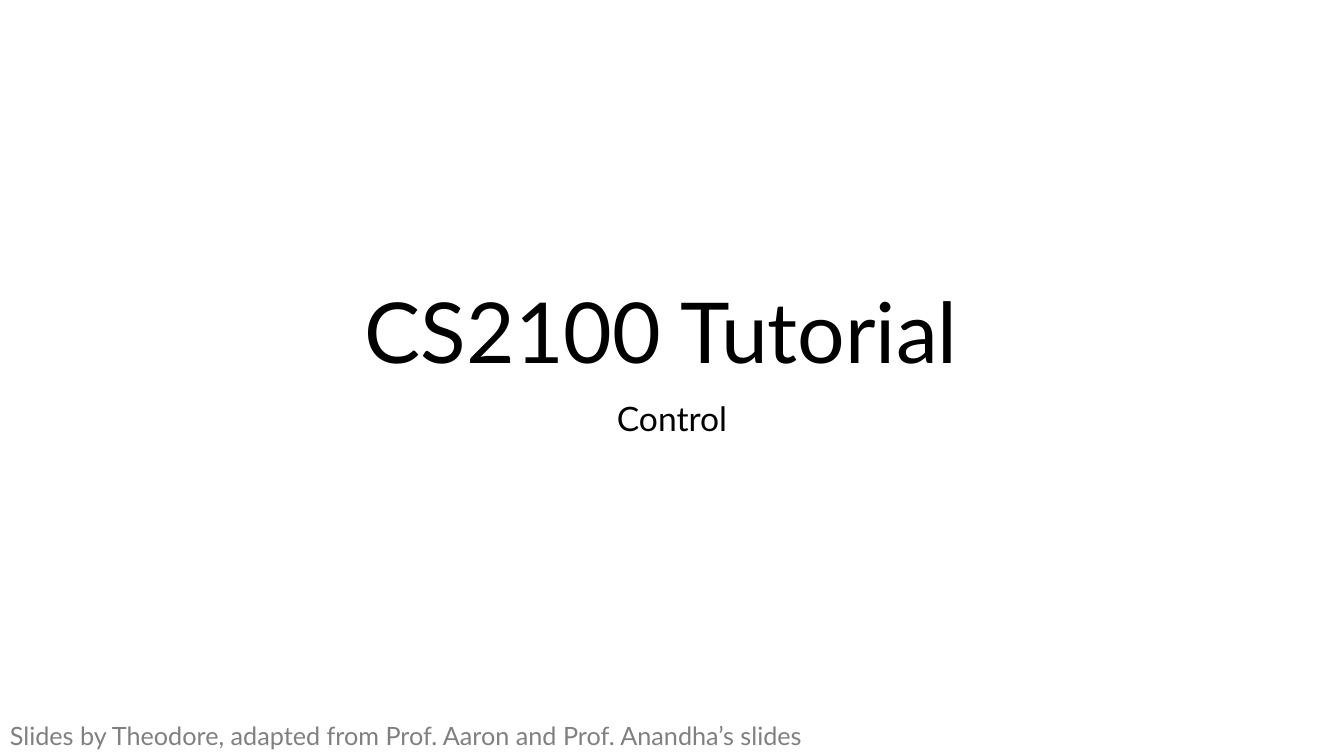
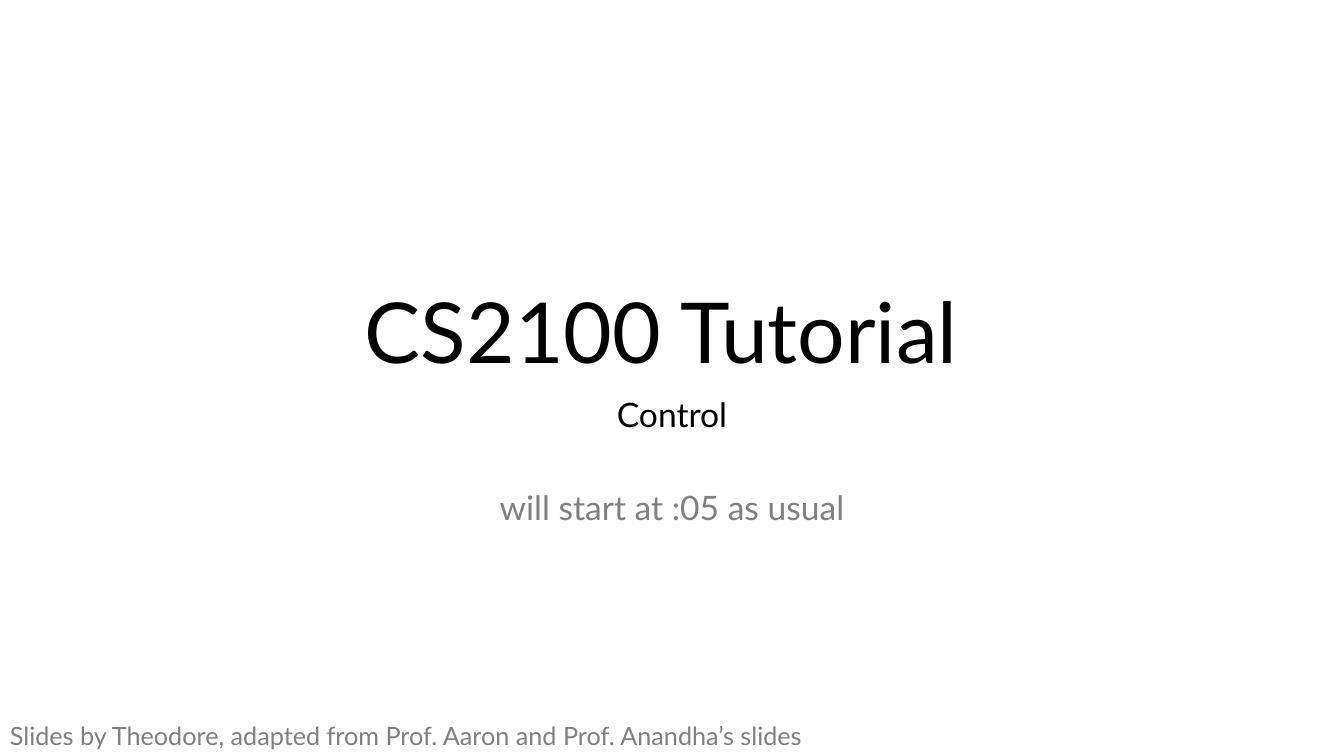
Before and after one commit to theodoreleebrant/TA-2425S1, a slide deck: slide 1 of CS2100/CS2100 Tutorial 5.pptx. Drawn at 1344x756 pixels with LibreOffice and Linux fonts; fonts in the diff are those of the drawing. Boxes give left, top, right and bottom in pixels: in the first picture for what was removed or moved away, otherwise in the second. Text is boxed around its words. In the diff, an @@ line names an element or a change of style, - is before the commit and + after.

```diff
--- a/CS2100/CS2100 Tutorial 5.pptx
+++ b/CS2100/CS2100 Tutorial 5.pptx
@@ subtitle at (x1=617, y1=402, x2=727, y2=428): line spacing 0.9 to 0.8 @@
@@ subtitle at (x1=500, y1=495, x2=845, y2=520): paragraph added @@
+will start at :05 as usual
```
Also in this commit, not shown: 3 other slides changed, 2 slides added.
